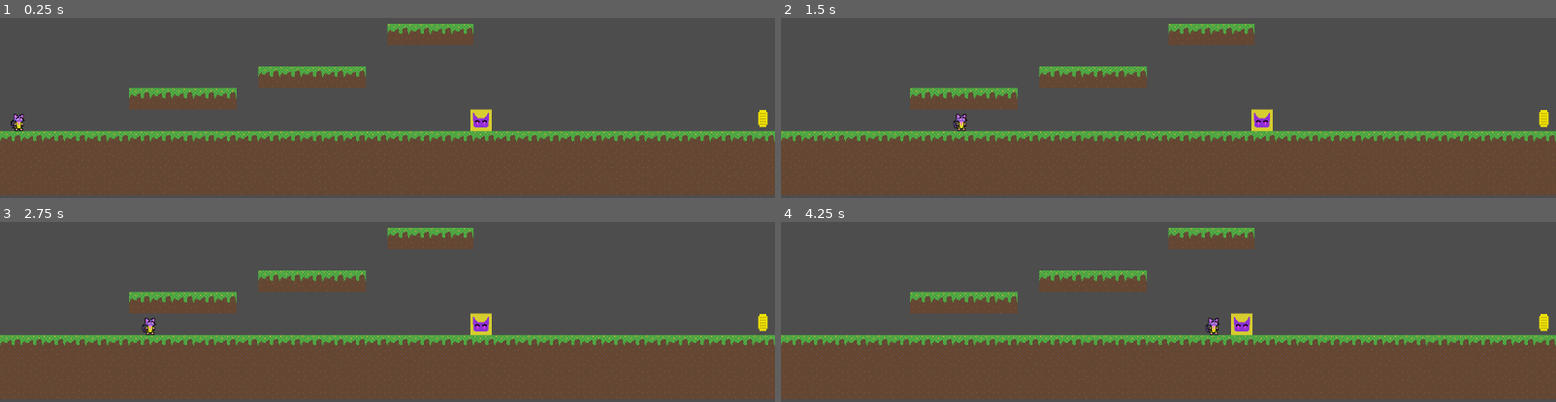
Above: before the commit, frames 1-4 (two rows, left to right).
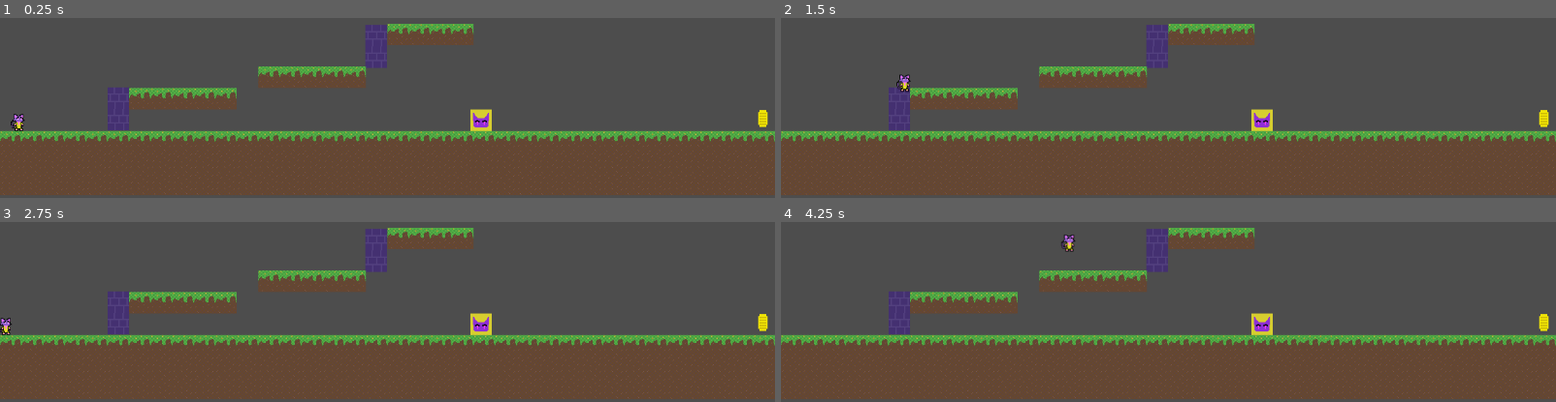
Above: after the commit, the same moments.

Repository: JB4692/CatLab
Game: Godot game, scene res://scenes/main game.tscn
Same seed, same stepped clock (60 frames per second), same inputs: the game is played once before the commit and once after it.
Inputs:
- Up to frame 1 (0.25 s): no input
- Up to frame 2 (1.5 s): tap Enter (ui_accept) at 0.5, 0.77 s; hold Right (ui_right) from 0.53 s (still down)
- Up to frame 3 (2.75 s): tap Enter (ui_accept) at 1.52 s; release Right (ui_right) at 2.03 s; hold Left (ui_left) from 2.03 s (still down)
- Up to frame 4 (4.25 s): release Left (ui_left) at 2.78 s; hold Right (ui_right) from 2.78 s (still down); tap Enter (ui_accept) at 3.02, 3.77 s

The runs differ from the first frame. In frame 1, 1.3% of the frame differs, in the area x 13-50%, y 3-63%; in frame 2, 1.5%; in frame 3, 1.5%; in frame 4, 2.2%, in the area x 13-64%, y 3-63%.

Commit message:
climbable wall
change movement direction based on "climbing" boolean

Diff:
--- a/project.godot
+++ b/project.godot
@@ -69,3 +69,4 @@
 [layer_names]
 
 2d_physics/layer_2="enemy"
+2d_physics/layer_3="climbable wall"
--- /dev/null
+++ b/scenes/climbable_wall.tscn
@@ -0,0 +1,50 @@
+[gd_scene load_steps=6 format=3 uid="uid://2tfqgv8xq70s"]
+
+[ext_resource type="Texture2D" uid="uid://fpf5d13u0i5y" path="res://assets/tilesets/Dirt Grass and brick tileset.png" id="1_rvhcv"]
+[ext_resource type="Script" path="res://scripts/climbable_wall.gd" id="2_bl2od"]
+
+[sub_resource type="TileSetAtlasSource" id="TileSetAtlasSource_s37pm"]
+texture = ExtResource("1_rvhcv")
+texture_region_size = Vector2i(32, 32)
+0:0/0 = 0
+1:0/0 = 0
+2:0/0 = 0
+4:0/0 = 0
+5:0/0 = 0
+0:1/0 = 0
+1:1/0 = 0
+2:1/0 = 0
+3:1/0 = 0
+4:1/0 = 0
+5:1/0 = 0
+0:2/0 = 0
+1:2/0 = 0
+2:2/0 = 0
+0:3/0 = 0
+1:3/0 = 0
+2:3/0 = 0
+3:3/0 = 0
+
+[sub_resource type="TileSet" id="TileSet_27y7f"]
+tile_size = Vector2i(32, 32)
+sources/0 = SubResource("TileSetAtlasSource_s37pm")
+
+[sub_resource type="RectangleShape2D" id="RectangleShape2D_ougak"]
+size = Vector2(32, 63)
+
+[node name="TileMap" type="TileMap"]
+tile_set = SubResource("TileSet_27y7f")
+format = 2
+layer_0/tile_data = PackedInt32Array(0, 131072, 0, -65536, 131072, 0)
+script = ExtResource("2_bl2od")
+
+[node name="Climbable Wall Detection" type="Area2D" parent="."]
+collision_layer = 5
+collision_mask = 7
+
+[node name="CollisionShape2D" type="CollisionShape2D" parent="Climbable Wall Detection"]
+position = Vector2(16, 0.5)
+shape = SubResource("RectangleShape2D_ougak")
+
+[connection signal="body_entered" from="Climbable Wall Detection" to="." method="_on_climbable_wall_detection_body_entered"]
+[connection signal="body_exited" from="Climbable Wall Detection" to="." method="_on_climbable_wall_detection_body_exited"]
--- a/scenes/main game.tscn
+++ b/scenes/main game.tscn
@@ -1,9 +1,10 @@
-[gd_scene load_steps=7 format=3 uid="uid://cu2wdn0httpg2"]
+[gd_scene load_steps=8 format=3 uid="uid://cu2wdn0httpg2"]
 
 [ext_resource type="PackedScene" uid="uid://bk3qlfir1vuvf" path="res://scenes/player.tscn" id="1_731j5"]
 [ext_resource type="Texture2D" uid="uid://fpf5d13u0i5y" path="res://assets/tilesets/Dirt Grass and brick tileset.png" id="2_qenma"]
 [ext_resource type="PackedScene" uid="uid://cxiwyn6x0t1o7" path="res://scenes/level_endpoint.tscn" id="3_k8wpv"]
 [ext_resource type="PackedScene" uid="uid://r1b83rtqvqia" path="res://scenes/enemy1.tscn" id="4_0cw7a"]
+[ext_resource type="PackedScene" uid="uid://2tfqgv8xq70s" path="res://scenes/climbable_wall.tscn" id="5_q48u1"]
 
 [sub_resource type="TileSetAtlasSource" id="TileSetAtlasSource_sq400"]
 texture = ExtResource("2_qenma")
@@ -23,6 +24,12 @@
 
 [node name="Main Game" type="Node2D"]
 
+[node name="TileMap" parent="." instance=ExtResource("5_q48u1")]
+position = Vector2(-416, 191)
+
+[node name="TileMap2" parent="." instance=ExtResource("5_q48u1")]
+position = Vector2(-33, 98)
+
 [node name="Player" parent="." instance=ExtResource("1_731j5")]
 position = Vector2(-549, 208)
 
--- /dev/null
+++ b/scripts/climbable_wall.gd
@@ -0,0 +1,20 @@
+extends TileMap
+
+
+# Called when the node enters the scene tree for the first time.
+func _ready() -> void:
+	pass # Replace with function body.
+
+
+# Called every frame. 'delta' is the elapsed time since the previous frame.
+func _process(delta: float) -> void:
+	pass
+
+func _on_climbable_wall_detection_body_entered(body: Node2D) -> void:
+	if body.name == "Player" && body.has_method("set_climbing"):
+		body.set_climbing(true)
+
+
+func _on_climbable_wall_detection_body_exited(body: Node2D) -> void:
+	if body.name == "Player" && body.has_method("set_climbing"):
+		body.set_climbing(false)
--- a/scripts/playerMovement.gd
+++ b/scripts/playerMovement.gd
@@ -1,17 +1,37 @@
 extends CharacterBody2D
 
 # TODO: improve on controls
-# - stop jumping from looking weird
-# - face the direction he's moving in
+# - make jumping feel better
+# - flip sprite based on movement direction
 
 var SPEED = 300.0
 var JUMP_VELOCITY = -350.0
 var start_position = Vector2(-550, 209.9991)
-
+var climbing = false
 var dead = false
 
+func set_climbing(climb: bool):
+	climbing = climb
+
 func _physics_process(delta: float) -> void:
-	# Add the gravity.
+	if climbing: _wall_climb(delta)
+	else: _movement(delta)
+	move_and_slide()
+
+func revive():
+	# put player back in start_position
+	if dead:
+		position = start_position
+		dead = false
+
+func _on_player_hitbox_body_entered(body: Node2D) -> void:
+	if body.name == "Enemy1":
+		dead = true
+		revive()
+
+
+func _movement(delta):
+		# Add the gravity.
 	if not is_on_floor():
 		velocity += get_gravity() * delta
 
@@ -20,23 +40,17 @@
 		velocity.y = JUMP_VELOCITY
 
 	# Get the input direction and handle the movement/deceleration.
-	# As good practice, you should replace UI actions with custom gameplay actions.
+	# As good practice, you should replace UI actions with custom gameplay actions
 	var direction := Input.get_axis("ui_left", "ui_right")
 	if direction:
 		velocity.x = direction * SPEED
 	else:
 		velocity.x = move_toward(velocity.x, 0, SPEED)
 
-	move_and_slide()
+func _wall_climb(delta):
+	var direction := Vector2.ZERO
+	direction.x = Input.get_axis("ui_left", "ui_right")
+	direction.y = Input.get_axis("ui_up", "ui_down")
 
-
-
-func revive():
-	# put player back in start_position
-	if dead:
-		position = start_position
-
-func _on_player_hitbox_body_entered(body: Node2D) -> void:
-	if body.name == "Enemy1":
-		dead = true
-		revive()
+	if direction: velocity = direction * SPEED/2
+	else: velocity = Vector2.ZERO
